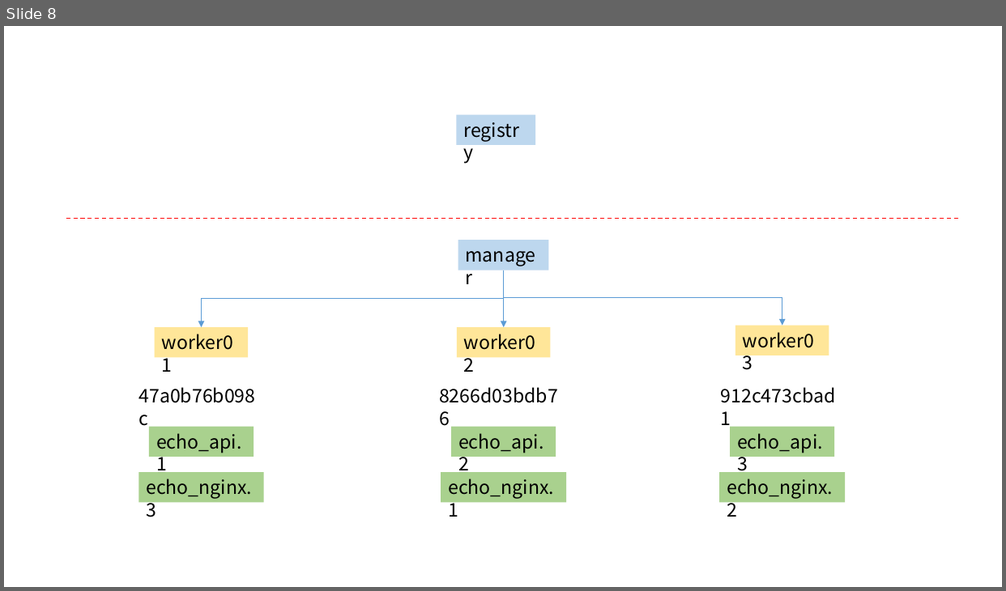
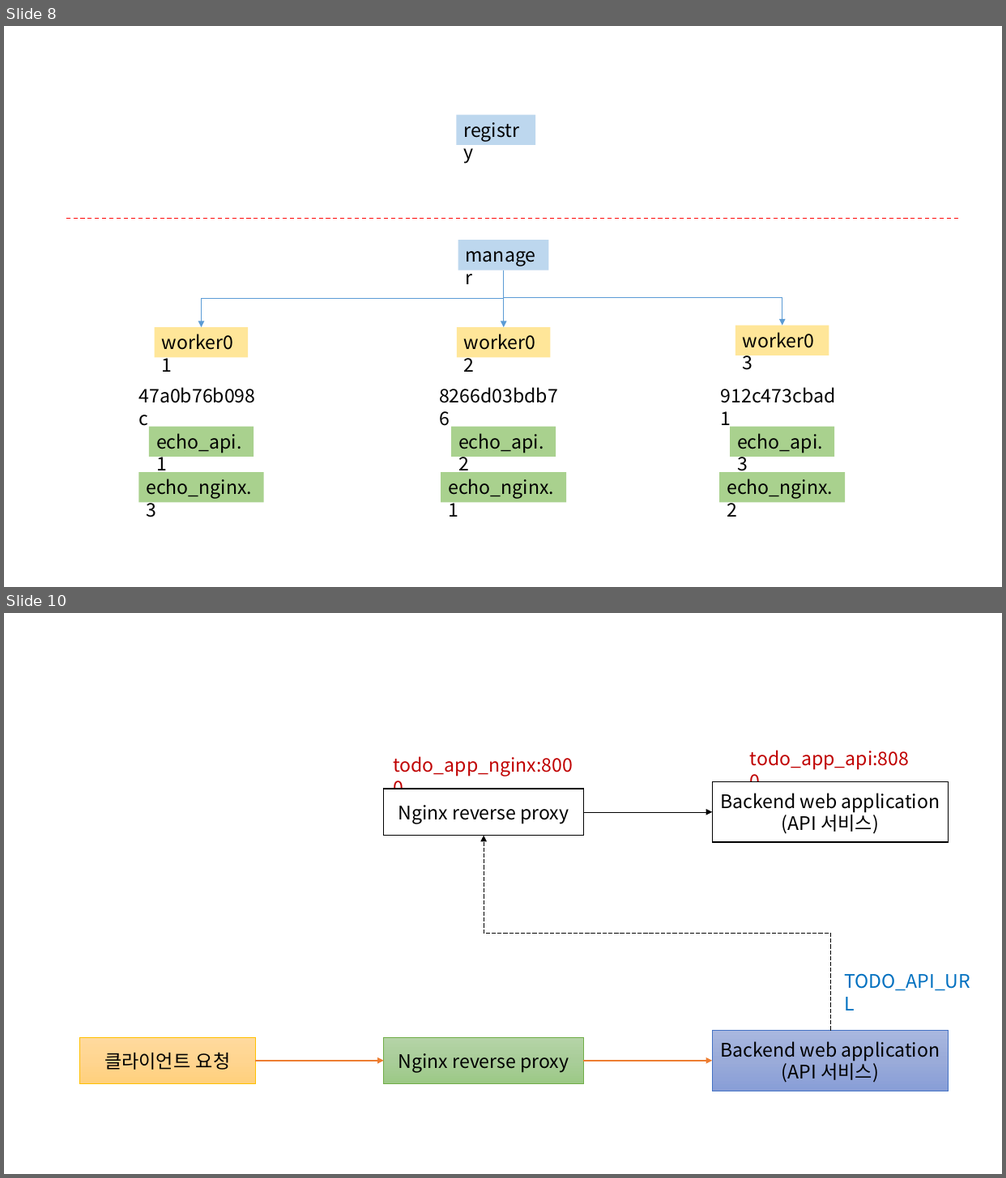
Before and after one commit to profornnan/TIL, a slide deck: Docker/docker.pptx. Shown one above the other, each under a label of ours: slide 8 before the commit, slides 8 and 10 after it; the slides between them are not shown. The pictures are 1006x591 and 1006x1178 pixels, drawn with LibreOffice and Linux fonts; fonts in the diff are those of the drawing. Boxes give left, top, right and bottom in pixels: in the first picture for what was removed or moved away, otherwise in the second. Text is boxed around its words. In the diff, an @@ line names an element or a change of style, - is before the commit and + after.

```diff
--- a/Docker/docker.pptx
+++ b/Docker/docker.pptx
@@ slide 10 added at [4, 613, 1002, 1174], background #FFFFFF @@
@@ text added at [393, 756, 573, 777], 18 pt, text #C00000 @@
+todo_app_nginx:8000
@@ text added at [750, 750, 910, 770], 18 pt, text #C00000 @@
+todo_app_api:8080
@@ rectangle added at [712, 782, 948, 843], fill #FFFFFF, outline #000000 1 pt, 18 pt, text #000000 @@
+Backend web application
+(API 서비스)
@@ rectangle added at [384, 789, 583, 835], fill #FFFFFF, outline #000000 1 pt, 18 pt, text #000000 @@
+Nginx reverse proxy
@@ arrow added from (583, 812) to (712, 812), #000000 0.5 pt @@
@@ elbow arrow added from (830, 1031) to (484, 835), #000000 0.5 pt dashed @@
@@ text added at [844, 973, 970, 991], 18 pt, text #0070C0 @@
+TODO_API_URL
@@ rectangle added at [79, 1037, 255, 1084], fill gradient #FFDB9E to #FFD590 to #FFD07C, outline #FFC000 0.5 pt, 18 pt, text #000000 @@
+클라이언트 요청
@@ rectangle added at [384, 1037, 583, 1084], fill gradient #B5D5A7 to #AACE9A to #9CC987, outline #70AD47 0.5 pt, 18 pt, text #000000 @@
+Nginx reverse proxy
@@ rectangle added at [712, 1031, 948, 1092], fill gradient #A8B7DF to #9AABD9 to #889ED7, outline #4472C4 0.5 pt, 18 pt, text #000000 @@
+Backend web application
+(API 서비스)
@@ arrow added from (255, 1061) to (384, 1061), #ED7D31 1.5 pt @@
@@ arrow added from (583, 1061) to (712, 1061), #ED7D31 1.5 pt @@
```
Also in this commit, not shown: 1 other slide added, 16 other files.
